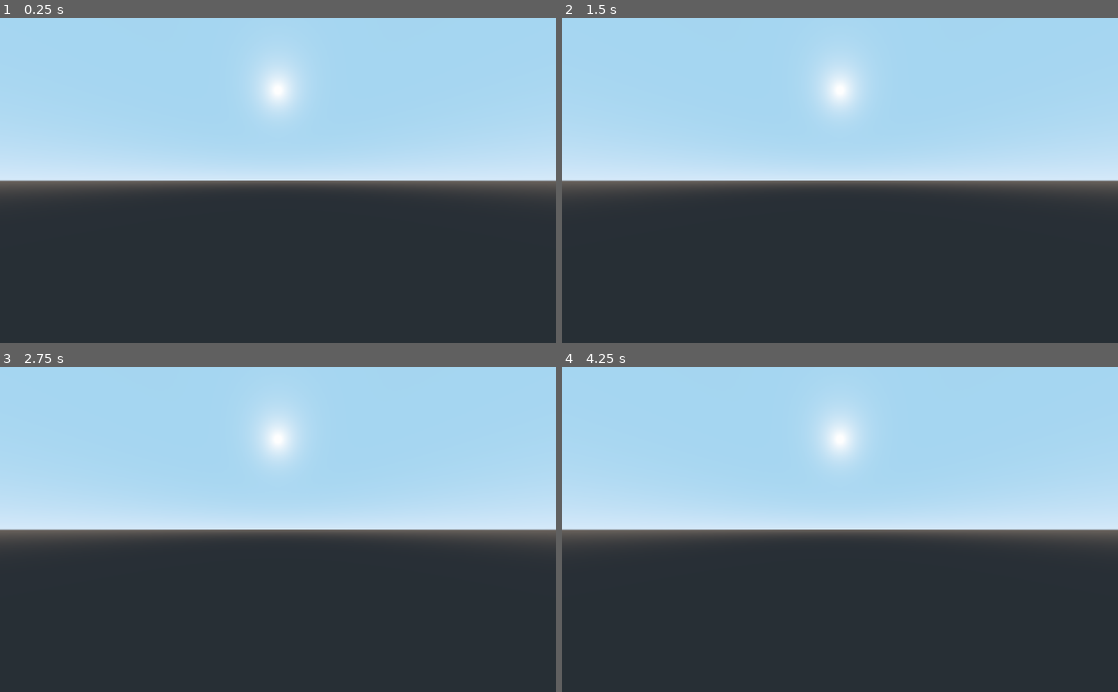
Above: before the commit, frames 1-4 (two rows, left to right).
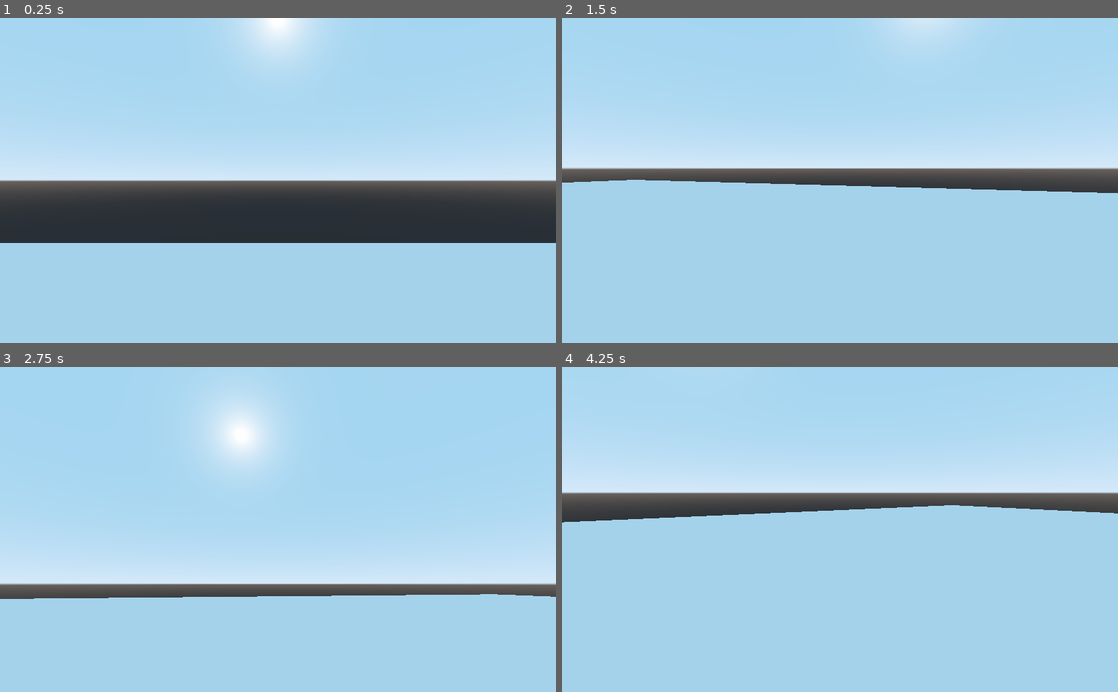
Above: after the commit, the same moments.

Repository: BoopEnthusiast/Cringe-Corp
Game: Godot game, scene res://main level.tscn
Two runs of this game, one before a commit and one after it. Both use one fixed random seed, a clock stepped at 60 frames per second and the inputs below.
Inputs (mouse positions are in pixels of both pictures, inside the frame that each line leads up to):
- Up to frame 1 (0.25 s): no input
- Up to frame 2 (1.5 s): move the mouse to (962, 164) at 0.52 s; hold D (move_right, bound only after the commit) 0.53-1.28 s; tap Space (jump) at 0.6, 0.77, 1.07, 1.35 s; move the mouse to (728, 196) at 1.27 s; hold S (move_backward, bound only after the commit) from 1.28 s (still down)
- Up to frame 3 (2.75 s): tap Space (jump) at 1.52, 1.82, 2.1 s; move the mouse to (333, 458) at 2.02 s; release S (move_backward, bound only after the commit) at 2.03 s; hold D (move_right, bound only after the commit) from 2.03 s (still down)
- Up to frame 4 (4.25 s): tap Enter at 2.75 s; move the mouse to (812, 594) at 2.77 s; release D (move_right, bound only after the commit) at 2.78 s; hold W (move_forward, bound only after the commit) 2.78-3.53 s; tap Space (jump) at 2.85, 3.02, 3.32, 3.5, 3.6, 3.77, 4.07 s; move the mouse to (1006, 578) at 3.52 s; hold A (move_left, bound only after the commit) from 3.53 s (still down)

The runs differ from the first frame. In frame 1, 33% of the frame differs, in the area x 0-100%, y 0-100%; in frame 2, 55%; in frame 3, 55%; in frame 4, 67%, in the area x 0-100%, y 13-100%.

Commit message:
Player movement is working :smile:
:crystal_ball: :cry: :leo: :100:
:walking: :walking::walking::walking::walking::walking::walking::walking::walking::walking::walking::walking:

Diff:
--- /dev/null
+++ b/Godot project/Player.gd
@@ -0,0 +1,70 @@
+extends KinematicBody
+
+var speed = 7
+const ACCEL_DEFAULT = 7
+const ACCEL_AIR = 1
+onready var accel = ACCEL_DEFAULT
+var gravity = 9.8
+var jump = 5
+
+var cam_accel = 40
+var mouse_sense = 0.1
+var snap
+
+var direction = Vector3()
+var velocity = Vector3()
+var gravity_vec = Vector3()
+var movement = Vector3()
+
+onready var head = $Head
+onready var camera = $Head/Camera
+
+func _ready():
+	#hides the cursor
+	Input.set_mouse_mode(Input.MOUSE_MODE_CAPTURED)
+
+func _input(event):
+	#get mouse input for camera rotation
+	if event is InputEventMouseMotion:
+		rotate_y(deg2rad(-event.relative.x * mouse_sense))
+		head.rotate_x(deg2rad(-event.relative.y * mouse_sense))
+		head.rotation.x = clamp(head.rotation.x, deg2rad(-89), deg2rad(89))
+
+func _process(delta):
+	#camera physics interpolation to reduce physics jitter on high refresh-rate monitors
+	if Engine.get_frames_per_second() > Engine.iterations_per_second:
+		camera.set_as_toplevel(true)
+		camera.global_transform.origin = camera.global_transform.origin.linear_interpolate(head.global_transform.origin, cam_accel * delta)
+		camera.rotation.y = rotation.y
+		camera.rotation.x = head.rotation.x
+	else:
+		camera.set_as_toplevel(false)
+		camera.global_transform = head.global_transform
+
+func _physics_process(delta):
+	#get keyboard input
+	direction = Vector3.ZERO
+	var h_rot = global_transform.basis.get_euler().y
+	var f_input = Input.get_action_strength("move_backward") - Input.get_action_strength("move_forward")
+	var h_input = Input.get_action_strength("move_right") - Input.get_action_strength("move_left")
+	direction = Vector3(h_input, 0, f_input).rotated(Vector3.UP, h_rot).normalized()
+
+	#jumping and gravity
+	if is_on_floor():
+		snap = -get_floor_normal()
+		accel = ACCEL_DEFAULT
+		gravity_vec = Vector3.ZERO
+	else:
+		snap = Vector3.DOWN
+		accel = ACCEL_AIR
+		gravity_vec += Vector3.DOWN * gravity * delta
+
+	if Input.is_action_just_pressed("jump") and is_on_floor():
+		snap = Vector3.ZERO
+		gravity_vec = Vector3.UP * jump
+
+	#make it move
+	velocity = velocity.linear_interpolate(direction * speed, accel * delta)
+	movement = velocity + gravity_vec
+
+	move_and_slide_with_snap(movement, snap, Vector3.UP)
--- /dev/null
+++ b/Godot project/Player.tscn
@@ -0,0 +1,30 @@
+[gd_scene load_steps=5 format=2]
+
+[ext_resource path="res://Player.gd" type="Script" id=1]
+
+[sub_resource type="CapsuleMesh" id=1]
+mid_height = 3.0
+
+[sub_resource type="CylinderShape" id=2]
+
+[sub_resource type="CapsuleShape" id=3]
+height = 3.0
+
+[node name="KinematicBody" type="KinematicBody"]
+script = ExtResource( 1 )
+
+[node name="MeshInstance" type="MeshInstance" parent="."]
+transform = Transform( 0.999646, 0, 0, 0, -4.36959e-08, -0.999646, 0, 0.999646, -4.36959e-08, 0, 0, 0 )
+mesh = SubResource( 1 )
+
+[node name="Feet" type="CollisionShape" parent="."]
+transform = Transform( 1, 0, 0, 0, 1, 0, 0, 0, 1, 0, -1.51613, 0 )
+shape = SubResource( 2 )
+
+[node name="Body" type="CollisionShape" parent="."]
+transform = Transform( 1, 0, 0, 0, -4.37114e-08, -1, 0, 1, -4.37114e-08, 0, 0, 0 )
+shape = SubResource( 3 )
+
+[node name="Head" type="Spatial" parent="."]
+
+[node name="Camera" type="Camera" parent="Head"]
--- a/Godot project/main level.tscn
+++ b/Godot project/main level.tscn
@@ -1,31 +1,39 @@
-[gd_scene load_steps=5 format=2]
+[gd_scene load_steps=6 format=2]
 
-[ext_resource path="res://Character.gd" type="Script" id=1]
-
-[sub_resource type="CapsuleShape" id=2]
+[ext_resource path="res://Player.tscn" type="PackedScene" id=1]
 
 [sub_resource type="PhysicsMaterial" id=3]
 
 [sub_resource type="BoxShape" id=4]
 extents = Vector3( 0.204903, 0.198417, 0.203143 )
 
+[sub_resource type="CubeMesh" id=5]
+
+[sub_resource type="CapsuleShape" id=2]
+
 [node name="Spatial" type="Spatial"]
-
-[node name="Character" type="KinematicBody" parent="."]
-transform = Transform( 1, 0, 0, 0, 1, 0, 0, 0, 1, 0, 3.78972, 0 )
-script = ExtResource( 1 )
-
-[node name="CollisionShape" type="CollisionShape" parent="Character"]
-transform = Transform( 1, 0, 0, 0, 2.98023e-08, -1, 0, 1, 2.98023e-08, 0, 0, 0 )
-shape = SubResource( 2 )
-
-[node name="Camera" type="Camera" parent="Character"]
-transform = Transform( 1, 0, 0, 0, 1, 0, 0, 0, 1, -0.00479031, 1.08764, -0.000983238 )
-fov = 103.0
 
 [node name="StaticBody" type="StaticBody" parent="."]
 transform = Transform( 51.5134, 0, 0, 0, 1, 0, 0, 0, 27.2395, 0, 0, 0 )
 physics_material_override = SubResource( 3 )
 
 [node name="CollisionShape" type="CollisionShape" parent="StaticBody"]
+transform = Transform( 4.97334, 0, 0, 0, 1, 0, 0, 0, 5.07058, 0, 0, 0 )
 shape = SubResource( 4 )
+
+[node name="MeshInstance" type="MeshInstance" parent="StaticBody"]
+transform = Transform( 1, 0, 0, 0, 1, 0, 0, 0, 1, 0, 0, 0 )
+mesh = SubResource( 5 )
+
+[node name="KinematicBody" parent="." instance=ExtResource( 1 )]
+transform = Transform( 1, 0, 0, 0, 1, 0, 0, 0, 1, 0, 8.68186, 0 )
+
+[node name="KinematicBody" type="KinematicBody" parent="KinematicBody"]
+
+[node name="CollisionShape" type="CollisionShape" parent="KinematicBody/KinematicBody"]
+transform = Transform( 1, 0, 0, 0, 2.98023e-08, -1, 0, 1, 2.98023e-08, 0, 0, 0 )
+shape = SubResource( 2 )
+disabled = true
+
+[node name="Camera" type="Camera" parent="KinematicBody/KinematicBody"]
+transform = Transform( 1, 0, 0, 0, 1, 0, 0, 0, 1, -0.00479031, 1.08764, -0.000983238 )
--- a/Godot project/project.godot
+++ b/Godot project/project.godot
@@ -42,7 +42,27 @@
 }
 jump={
 "deadzone": 0.5,
-"events": [ Object(InputEventKey,"resource_local_to_scene":false,"resource_name":"","device":0,"alt":false,"shift":false,"control":false,"meta":false,"command":false,"pressed":false,"scancode":0,"physical_scancode":32,"unicode":0,"echo":false,"script":null)
+"events": [ Object(InputEventKey,"resource_local_to_scene":false,"resource_name":"","device":0,"alt":false,"shift":false,"control":false,"meta":false,"command":false,"pressed":false,"scancode":32,"physical_scancode":0,"unicode":0,"echo":false,"script":null)
+ ]
+}
+move_forward={
+"deadzone": 0.5,
+"events": [ Object(InputEventKey,"resource_local_to_scene":false,"resource_name":"","device":0,"alt":false,"shift":false,"control":false,"meta":false,"command":false,"pressed":false,"scancode":87,"physical_scancode":0,"unicode":0,"echo":false,"script":null)
+ ]
+}
+move_backward={
+"deadzone": 0.5,
+"events": [ Object(InputEventKey,"resource_local_to_scene":false,"resource_name":"","device":0,"alt":false,"shift":false,"control":false,"meta":false,"command":false,"pressed":false,"scancode":83,"physical_scancode":0,"unicode":0,"echo":false,"script":null)
+ ]
+}
+move_left={
+"deadzone": 0.5,
+"events": [ Object(InputEventKey,"resource_local_to_scene":false,"resource_name":"","device":0,"alt":false,"shift":false,"control":false,"meta":false,"command":false,"pressed":false,"scancode":65,"physical_scancode":0,"unicode":0,"echo":false,"script":null)
+ ]
+}
+move_right={
+"deadzone": 0.5,
+"events": [ Object(InputEventKey,"resource_local_to_scene":false,"resource_name":"","device":0,"alt":false,"shift":false,"control":false,"meta":false,"command":false,"pressed":false,"scancode":68,"physical_scancode":0,"unicode":0,"echo":false,"script":null)
  ]
 }
 
